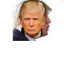
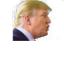
Layer changes from the first 64px x 64px image to the second:
removed layer "Pasted Layer" over [14, 0, 51, 38]
hid "head_forward_closed", painted on it over [18, 1, 47, 39]
painted on "head_mouth_closed" over [12, 0, 52, 41]
